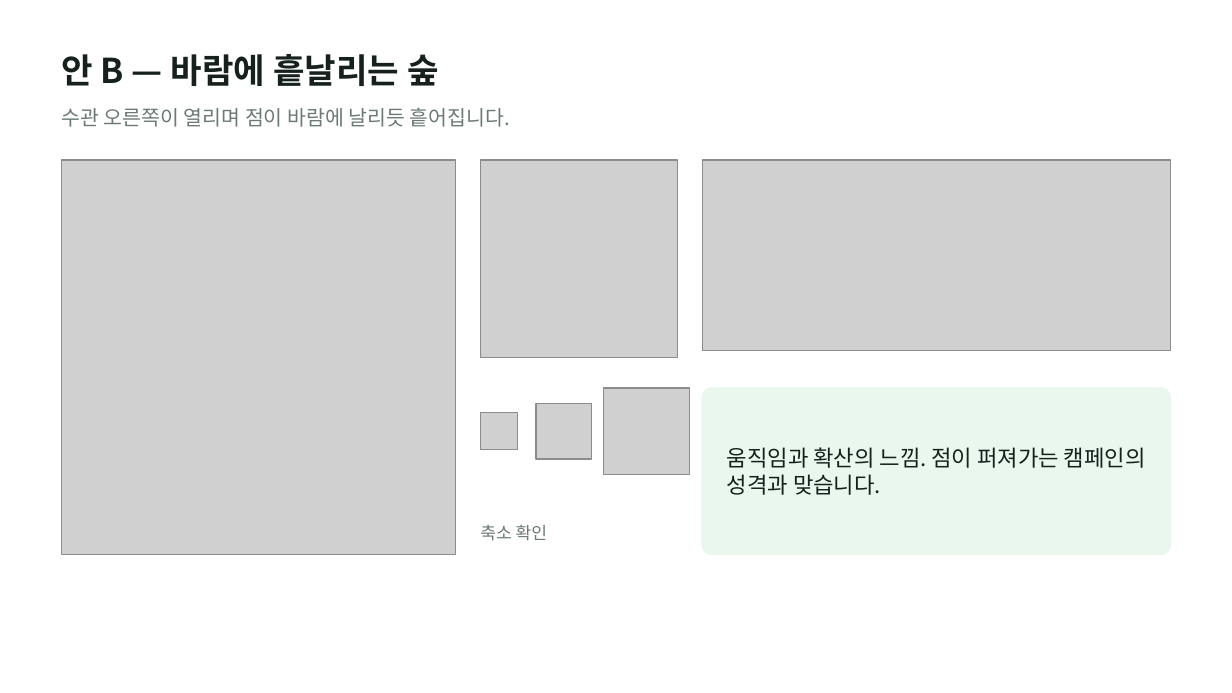
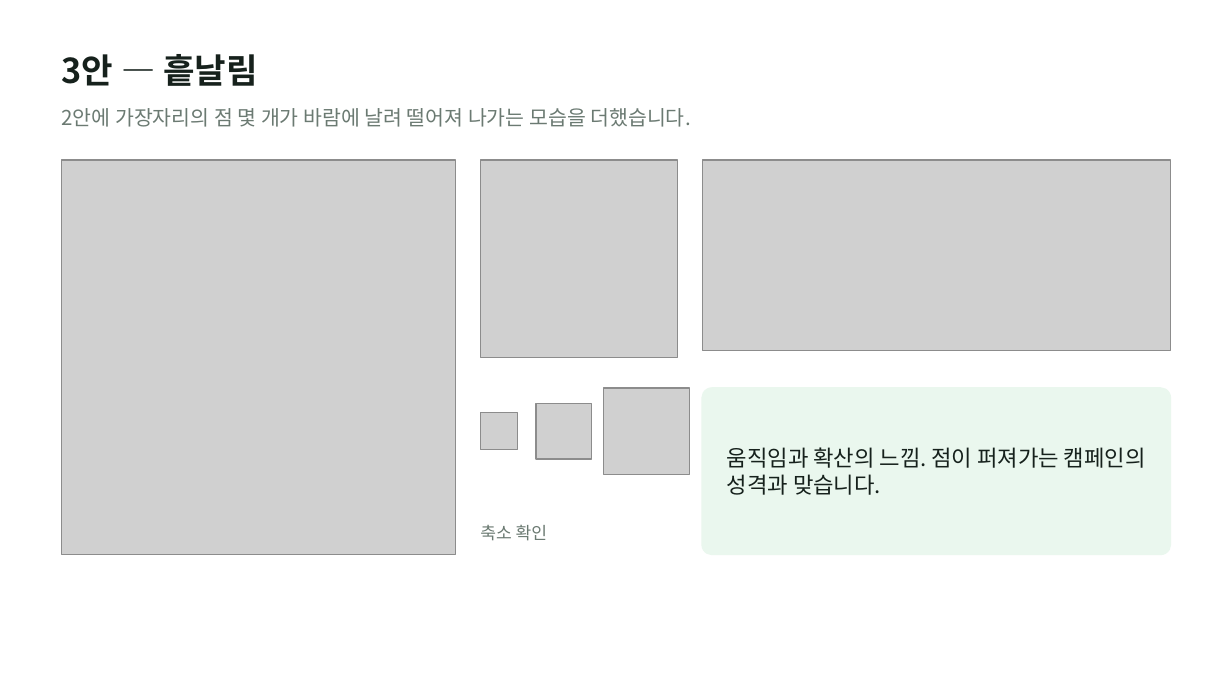
Before and after one commit to otterlee0208/otterlee, a slide deck: slide 6 of bi/zambia-variations-v3/plant-zambia-bi-variations-v3.pptx (slide 5 before the commit). Drawn at 1232x693 pixels with LibreOffice and Linux fonts; fonts in the diff are those of the drawing; grey boxes stand for pictures. Boxes give left, top, right and bottom in pixels: in the first picture for what was removed or moved away, otherwise in the second. Text is boxed around its words. In the diff, an @@ line names an element or a change of style, - is before the commit and + after.

```diff
--- a/bi/zambia-variations-v3/plant-zambia-bi-variations-v3.pptx
+++ b/bi/zambia-variations-v3/plant-zambia-bi-variations-v3.pptx
@@ text at (x1=62, y1=54, x2=258, y2=86): text changed @@
-안 B — 바람에 흩날리는 숲
+3안 — 흩날림
@@ text at (x1=62, y1=108, x2=691, y2=127): text changed @@
-수관 오른쪽이 열리며 점이 바람에 날리듯 흩어집니다.
+2안에 가장자리의 점 몇 개가 바람에 날려 떨어져 나가는 모습을 더했습니다.
```
Also in this commit, not shown: 5 other slides changed, 1 slide added, 2 slides removed, 56 other files.
